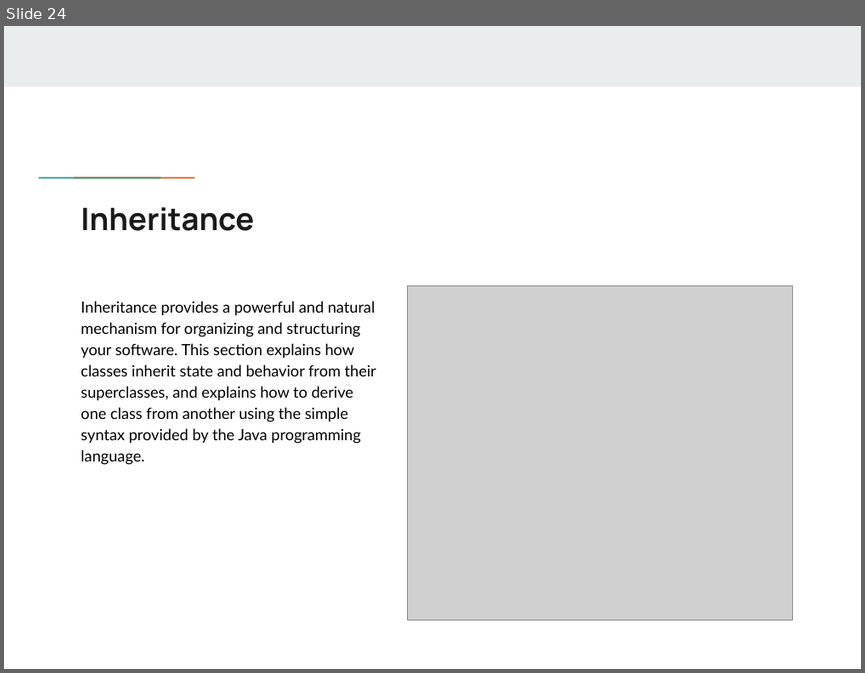
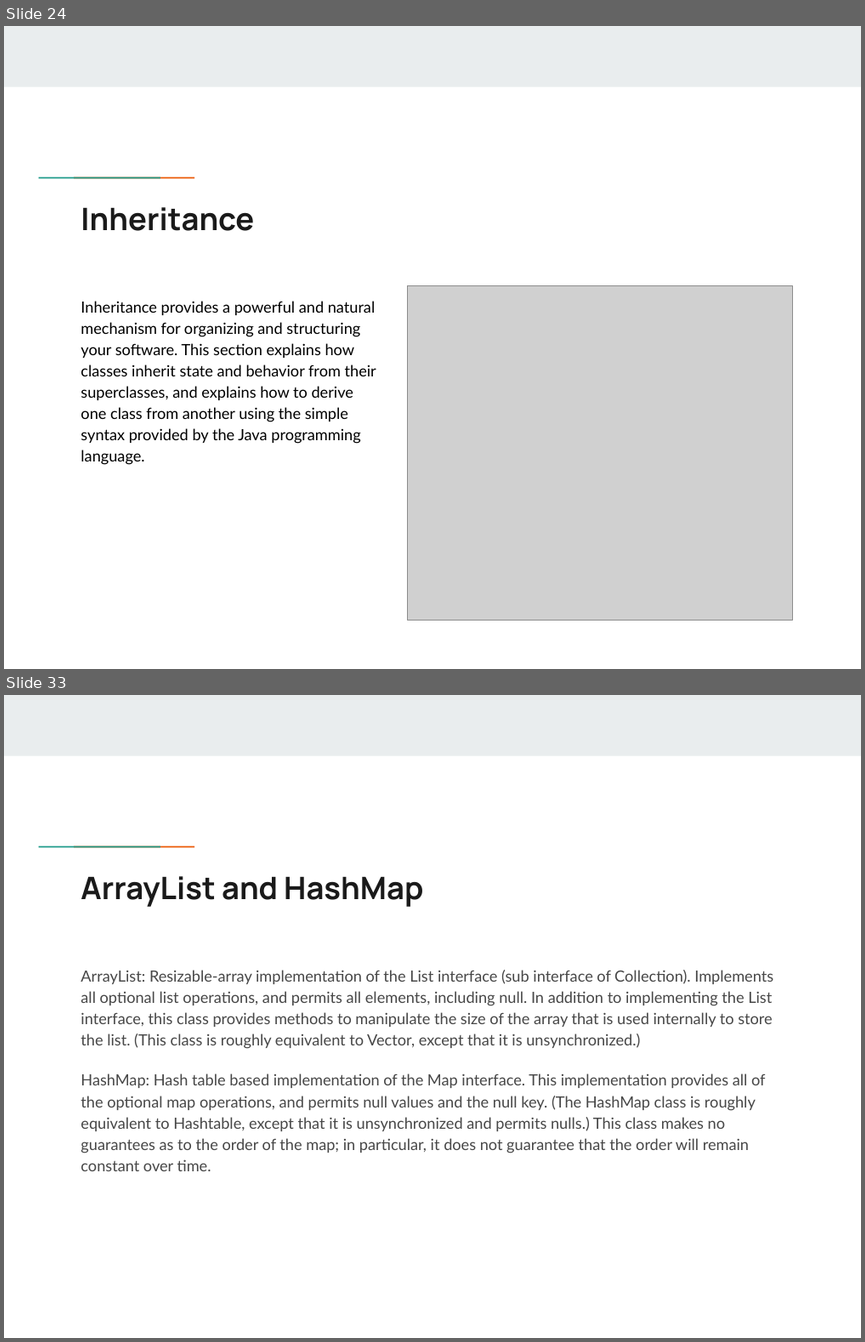
Before and after one commit to flyworker/java-workshop, a slide deck: JavaSE.pptx. Shown one above the other, each under a label of ours: slide 24 before the commit, slides 24 and 33 after it; the slides between them are not shown. The pictures are 865x673 and 865x1342 pixels, drawn with LibreOffice and Linux fonts; fonts in the diff are those of the drawing; grey boxes stand for pictures; background and template pictures are left out. Boxes give left, top, right and bottom in pixels: in the first picture for what was removed or moved away, otherwise in the second. Text is boxed around its words. In the diff, an @@ line names an element or a change of style, - is before the commit and + after.

```diff
--- a/JavaSE.pptx
+++ b/JavaSE.pptx
@@ slide 33 added at (x1=4, y1=695, x2=861, y2=1338), background #FFFFFF; not listed: 3 template elements that a slide beside it also shows @@
@@ title added at (x1=80, y1=876, x2=423, y2=907), 26 pt, text #1A1A1A, bold @@
+ArrayList and HashMap
@@ text added at (x1=80, y1=970, x2=773, y2=1171), 13 pt, text #474747 @@
+ArrayList: Resizable-array implementation of the List interface (sub interface of Collection). Implements all optional list operations, and permits all elements, including null. In addition to implementing the List interface, this class provides methods to manipulate the size of the array that is used internally to store the list. (This class is roughly equivalent to Vector, except that it is unsynchronized.)
+HashMap: Hash table based implementation of the Map interface. This implementation provides all of the optional map operations, and permits null values and the null key. (The HashMap class is roughly equivalent to Hashtable, except that it is unsynchronized and permits nulls.) This class makes no guarantees as to the order of the map; in particular, it does not guarantee that the order will remain constant over time.
```
Also in this commit, not shown: 1 slide changed, 23 other slides added, 1 slide removed.
